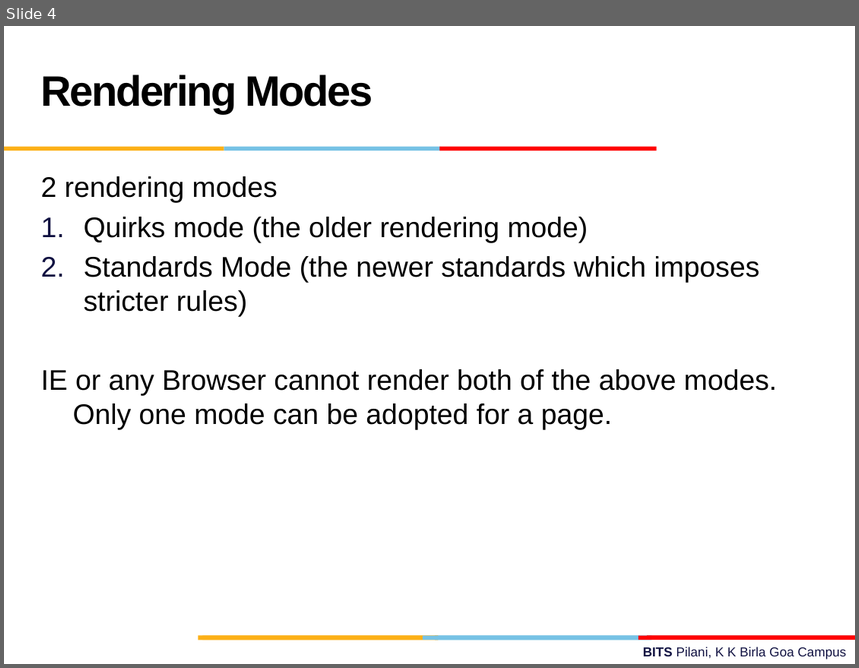
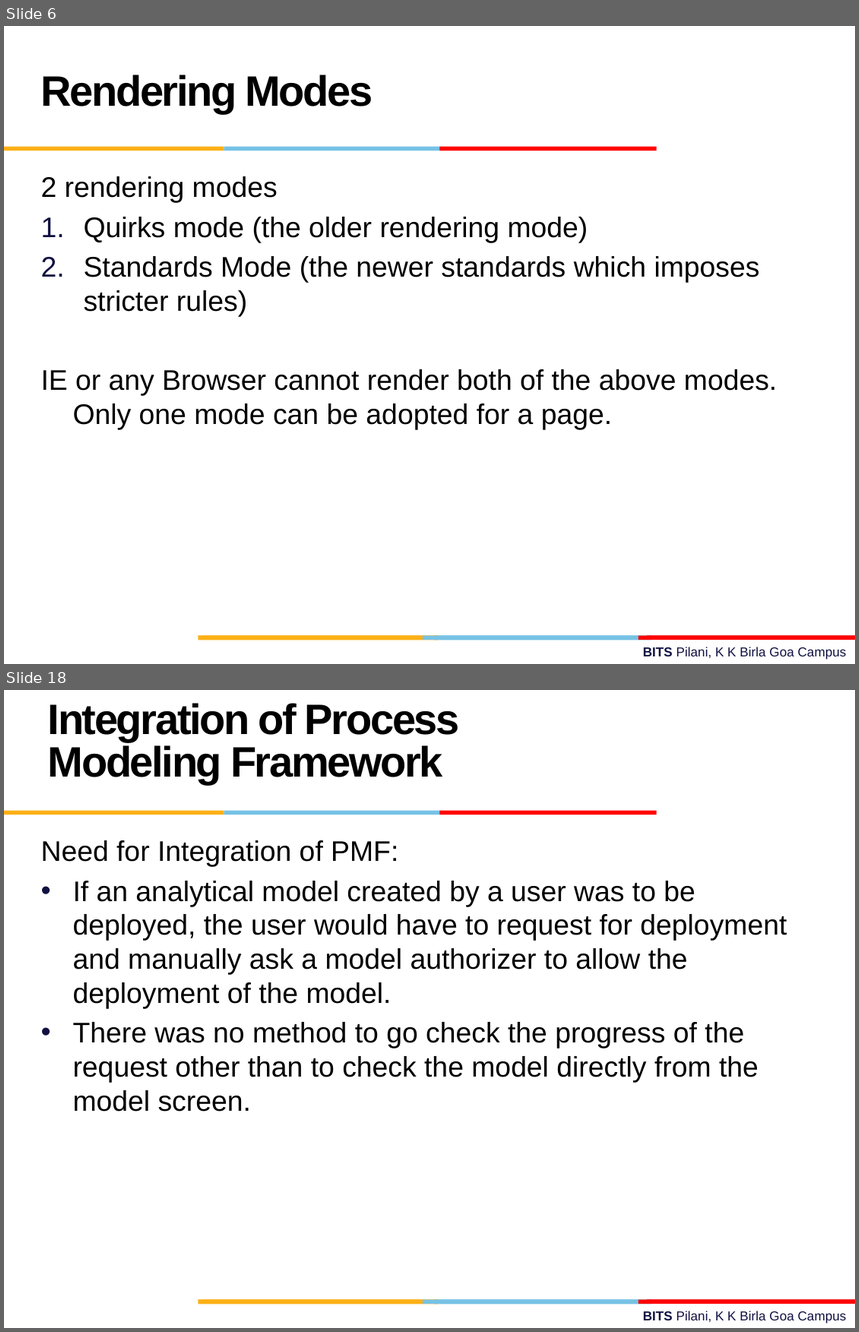
Before and after one commit to vidgit/Web_Projects, a slide deck: Report.pptx. Shown one above the other, each under a label of ours: slide 4 before the commit, slides 6 and 18 after it; the slides between them are not shown. The pictures are 859x668 and 859x1332 pixels, drawn with LibreOffice and Linux fonts; fonts in the diff are those of the drawing; background and template pictures are left out. Boxes give left, top, right and bottom in pixels: in the first picture for what was removed or moved away, otherwise in the second. Text is boxed around its words. In the diff, an @@ line names an element or a change of style, - is before the commit and + after.

```diff
--- a/Report.pptx
+++ b/Report.pptx
@@ slide 18 added at [4, 690, 855, 1328], background #FFFFFF; not listed: 10 template elements that a slide beside it also shows @@
@@ text added at [48, 703, 460, 784], 36 pt, text #000000, bold @@
+Integration of Process Modeling Framework
@@ text added at [41, 840, 787, 1112], 24 pt, text #000000 @@
+Need for Integration of PMF:
+• If an analytical model created by a user was to be deployed, the user would have to request for deployment and manually ask a model authorizer to allow the deployment of the model.
+• There was no method to go check the progress of the request other than to check the model directly from the model screen.
@@ what was slide 4 is now slide 6 @@
```
Also in this commit, not shown: 1 slide changed, 28 other slides added, 1 slide removed, 1 other file.
